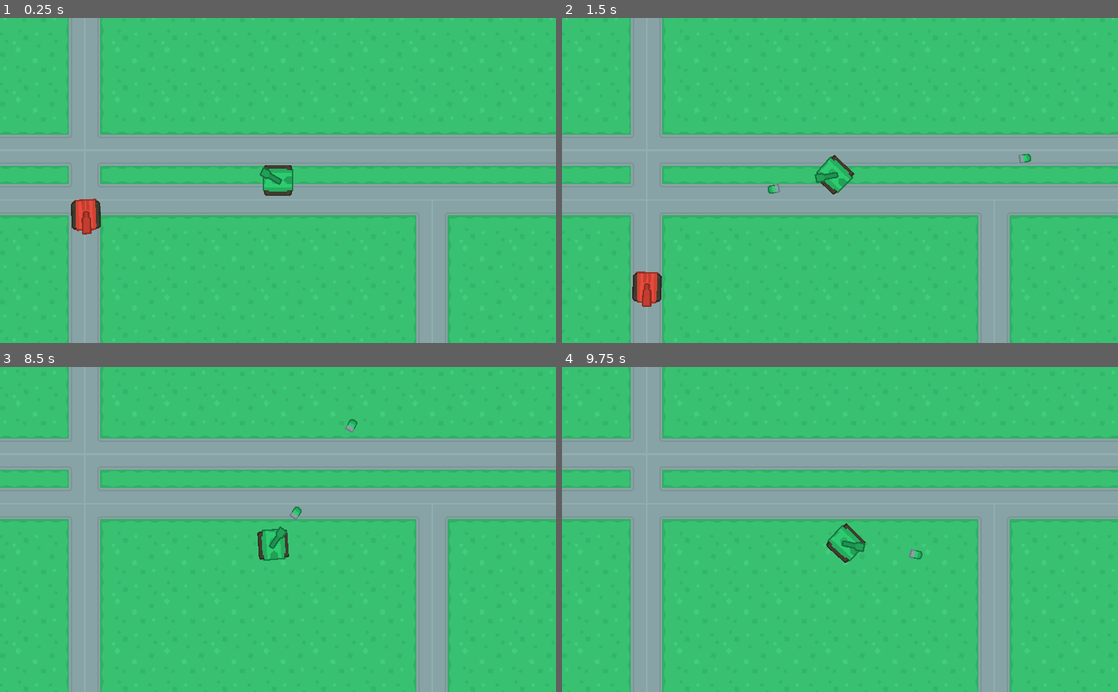
Above: before the commit, frames 1-4 (two rows, left to right).
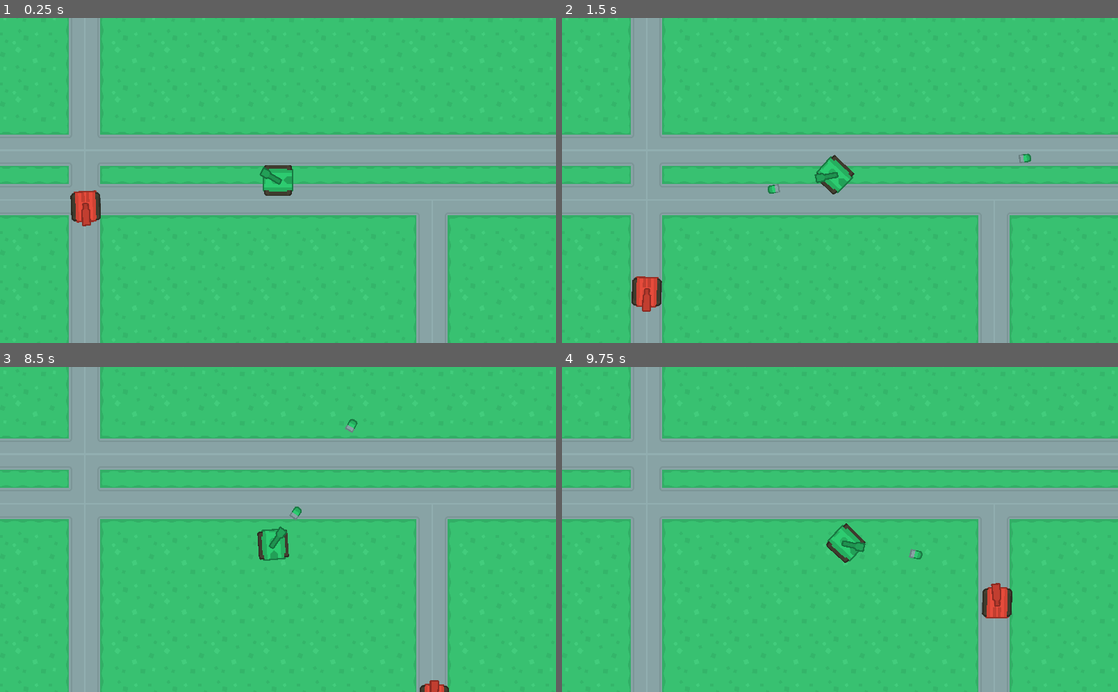
Above: after the commit, the same moments.

Repository: steventuckness/TopDownTankShooter
Game: Godot game, scene res://tanks/World.tscn
The game is run twice, just before and just after one commit, with the same random seed, the same clock (stepped at 60 frames per second) and the same inputs.
Inputs (mouse positions are in pixels of both pictures, inside the frame that each line leads up to):
- Up to frame 1 (0.25 s): no input
- Up to frame 2 (1.5 s): move the mouse to (962, 164) at 0.52 s; press the mouse at (962, 164) at 0.53 s; hold D (turn_right) 0.53-1.28 s; move the mouse to (728, 196) at 1.27 s; release the mouse at (728, 196) at 1.28 s; hold S (back) from 1.28 s (still down); click (728, 196) at 1.35 s
- Up to frame 3 (8.5 s): move the mouse to (333, 458) at 2.02 s; release S (back) at 2.03 s; press the mouse at (333, 458) at 2.03 s; hold D (turn_right) 2.03-2.78 s; move the mouse to (250, 594) at 2.77 s; release the mouse at (250, 594) at 2.78 s; hold W (forward) 2.78-3.53 s; click (250, 594) at 2.85 s; move the mouse to (444, 578) at 3.52 s; press the mouse at (444, 578) at 3.53 s; hold A (turn_left) 3.53-5.03 s; move the mouse to (111, 480) at 4.27 s; release the mouse at (111, 480) at 4.28 s; click (111, 480) at 4.35 s; move the mouse to (305, 529) at 5.02 s; press the mouse at (305, 529) at 5.03 s; hold S (back) 5.03-5.78 s; move the mouse to (194, 448) at 5.77 s; release the mouse at (194, 448) at 5.78 s; hold D (turn_right) 5.78-6.53 s; click (194, 448) at 5.85 s; move the mouse to (400, 513) at 6.52 s; press the mouse at (400, 513) at 6.53 s; hold W (forward) 6.53-7.28 s; move the mouse to (166, 545) at 7.27 s; release the mouse at (166, 545) at 7.28 s; hold D (turn_right) 7.28-8.03 s; click (166, 545) at 7.35 s; move the mouse to (333, 458) at 8.02 s; press the mouse at (333, 458) at 8.03 s; hold S (back) from 8.03 s (still down)
- Up to frame 4 (9.75 s): move the mouse to (812, 594) at 8.77 s; release S (back) at 8.78 s; release the mouse at (812, 594) at 8.78 s; hold A (turn_left) 8.78-9.53 s; click (812, 594) at 8.85 s; move the mouse to (1006, 578) at 9.52 s; press the mouse at (1006, 578) at 9.53 s; hold W (forward) from 9.53 s (still down)

The runs differ from the first frame. In frame 1, 0.4% of the frame differs, in the area x 12-19%, y 52-67%; in frame 2, 0.3%; in frame 3, 0.1%; in frame 4, 0.5%, in the area x 75-81%, y 66-78%.

Commit message:
make enemy shoot and slow down with obstacles

Diff:
--- /dev/null
+++ b/bullets/EnemyBullet.tscn
@@ -0,0 +1,21 @@
+[gd_scene load_steps=4 format=2]
+
+[ext_resource path="res://bullets/Bullet.tscn" type="PackedScene" id=1]
+[ext_resource path="res://assets/onlyObjects_retina_rotated.png" type="Texture" id=2]
+
+[sub_resource type="RectangleShape2D" id=1]
+extents = Vector2( 16.0362, 12.0267 )
+
+[node name="EnemyBullet" instance=ExtResource( 1 )]
+speed = 350
+damage = 10
+lifetime = 3.0
+
+[node name="Sprite" parent="." index="0"]
+rotation = 3.14159
+texture = ExtResource( 2 )
+region_enabled = true
+region_rect = Rect2( 388, 322, 32, 24 )
+
+[node name="CollisionShape2D" parent="." index="1"]
+shape = SubResource( 1 )
--- a/tanks/EnemyTank.gd
+++ b/tanks/EnemyTank.gd
@@ -5,12 +5,20 @@
 export (float) var turret_speed
 export (float) var detect_radius
 
+var speed = 0
 var target = null
 
 func _ready():
+	var circle = CircleShape2D.new()
+	$DetectRadius/CollisionShape2D.shape = circle
 	$DetectRadius/CollisionShape2D.shape.radius = detect_radius
 
 func control(delta):
+	if $LookAhead.is_colliding() || $LookAhead2.is_colliding():
+		speed = lerp(speed, 0, 0.1)
+	else:
+		speed = lerp(speed, max_speed, 0.05)
+
 	if parent is PathFollow2D:
 		parent.set_offset(parent.get_offset() + speed * delta)
 		position = Vector2()
@@ -24,6 +32,9 @@
 		var current_dir = Vector2(1, 0).rotated($Turret.global_rotation)
 		$Turret.global_rotation = current_dir.linear_interpolate(target_dir, turret_speed * delta).angle()
 
+		if target_dir.dot(current_dir) > 0.9:
+			shoot()
+
 func _on_DetectRadius_body_entered(body):
 	target = body
 
--- a/tanks/EnemyTank.tscn
+++ b/tanks/EnemyTank.tscn
@@ -3,17 +3,17 @@
 [ext_resource path="res://tanks/Tank.tscn" type="PackedScene" id=1]
 [ext_resource path="res://assets/onlyObjects_retina_rotated.png" type="Texture" id=2]
 [ext_resource path="res://tanks/EnemyTank.gd" type="Script" id=3]
+[ext_resource path="res://bullets/EnemyBullet.tscn" type="PackedScene" id=4]
 
 [sub_resource type="RectangleShape2D" id=1]
 extents = Vector2( 12.3631, 18.0183 )
-
-[sub_resource type="CircleShape2D" id=2]
 
 [node name="EnemyTank" instance=ExtResource( 1 )]
 collision_layer = 4
 collision_mask = 6
 script = ExtResource( 3 )
-speed = 150
+Bullet = ExtResource( 4 )
+max_speed = 200
 turret_speed = 1.0
 detect_radius = 200.0
 
@@ -23,7 +23,7 @@
 region_rect = Rect2( 267.87, 185.414, 80.0699, 76.5227 )
 
 [node name="CollisionShape2D" parent="." index="1"]
-position = Vector2( 0.190338, 0.190338 )
+position = Vector2( -0.976525, -0.477081 )
 shape = SubResource( 1 )
 
 [node name="Turret" parent="." index="2"]
@@ -32,9 +32,23 @@
 region_enabled = true
 region_rect = Rect2( 370.696, 13.6421, 60.2722, 24.2888 )
 
+[node name="Muzzle" parent="Turret" index="0"]
+position = Vector2( 64.5729, 0 )
+
 [node name="DetectRadius" type="Area2D" parent="." index="4"]
 
 [node name="CollisionShape2D" type="CollisionShape2D" parent="DetectRadius" index="0"]
-shape = SubResource( 2 )
+
+[node name="LookAhead" type="RayCast2D" parent="." index="5"]
+position = Vector2( 0, -30 )
+enabled = true
+cast_to = Vector2( 100, 0 )
+collision_mask = 3
+
+[node name="LookAhead2" type="RayCast2D" parent="." index="6"]
+position = Vector2( 0, 30 )
+enabled = true
+cast_to = Vector2( 100, 0 )
+collision_mask = 3
 [connection signal="body_entered" from="DetectRadius" to="." method="_on_DetectRadius_body_entered"]
 [connection signal="body_exited" from="DetectRadius" to="." method="_on_DetectRadius_body_exited"]
--- a/tanks/Player.gd
+++ b/tanks/Player.gd
@@ -11,9 +11,9 @@
 	velocity = Vector2()
 
 	if (Input.is_action_pressed('forward')):
-		velocity = Vector2(speed, 0).rotated(rotation)
+		velocity = Vector2(max_speed, 0).rotated(rotation)
 	if (Input.is_action_pressed('back')):
-		velocity = Vector2(-speed/2, 0).rotated(rotation)
+		velocity = Vector2(-max_speed/2, 0).rotated(rotation)
 
 	if Input.is_action_pressed('click'):
 		shoot()
--- a/tanks/Player.tscn
+++ b/tanks/Player.tscn
@@ -14,7 +14,7 @@
 collision_mask = 5
 script = ExtResource( 3 )
 Bullet = ExtResource( 4 )
-speed = 200
+max_speed = 200
 rotation_speed = 1.0
 gun_cooldown = 0.4
 health = 100
--- a/tanks/World.tscn
+++ b/tanks/World.tscn
@@ -50,3 +50,5 @@
 
 [node name="EnemyTank" parent="Paths/Path2D2/PathFollow2D" instance=ExtResource( 4 )]
 [connection signal="shoot" from="Player" to="." method="_on_Tank_Shoot"]
+[connection signal="shoot" from="Paths/Path2D/PathFollow2D/EnemyTank" to="." method="_on_Tank_Shoot"]
+[connection signal="shoot" from="Paths/Path2D2/PathFollow2D/EnemyTank" to="." method="_on_Tank_Shoot"]
--- a/tanks/tank.gd
+++ b/tanks/tank.gd
@@ -5,7 +5,7 @@
 signal dead
 
 export (PackedScene) var Bullet
-export (int) var speed
+export (int) var max_speed
 export (float) var rotation_speed
 export (float) var gun_cooldown
 export (int) var health
